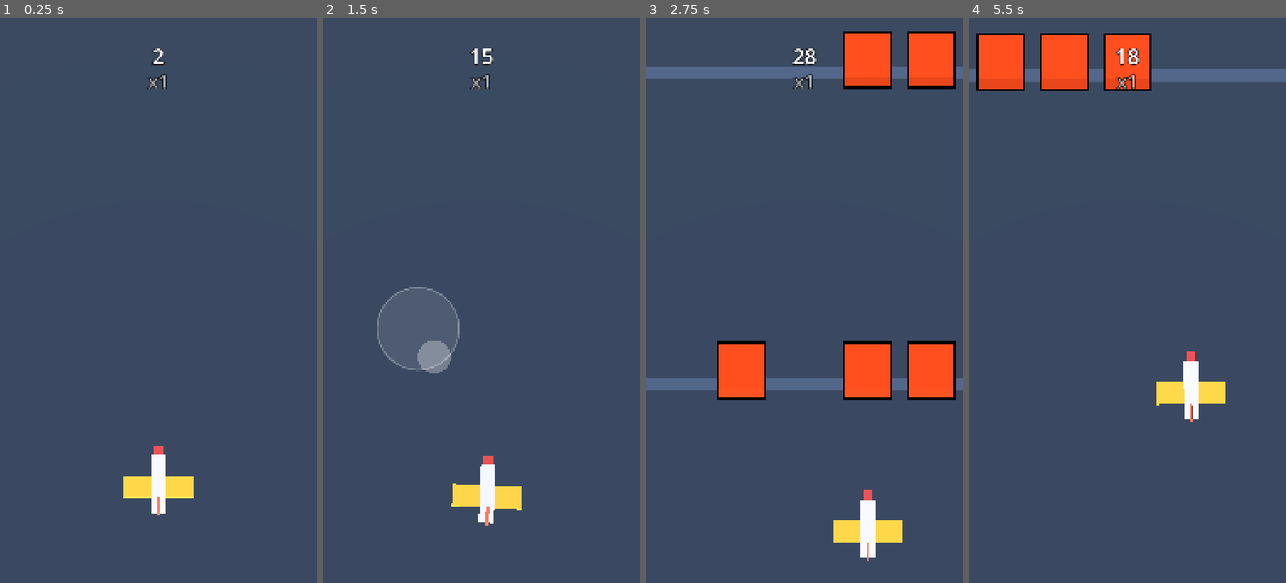
Above: before the commit, frames 1-4 (left to right).
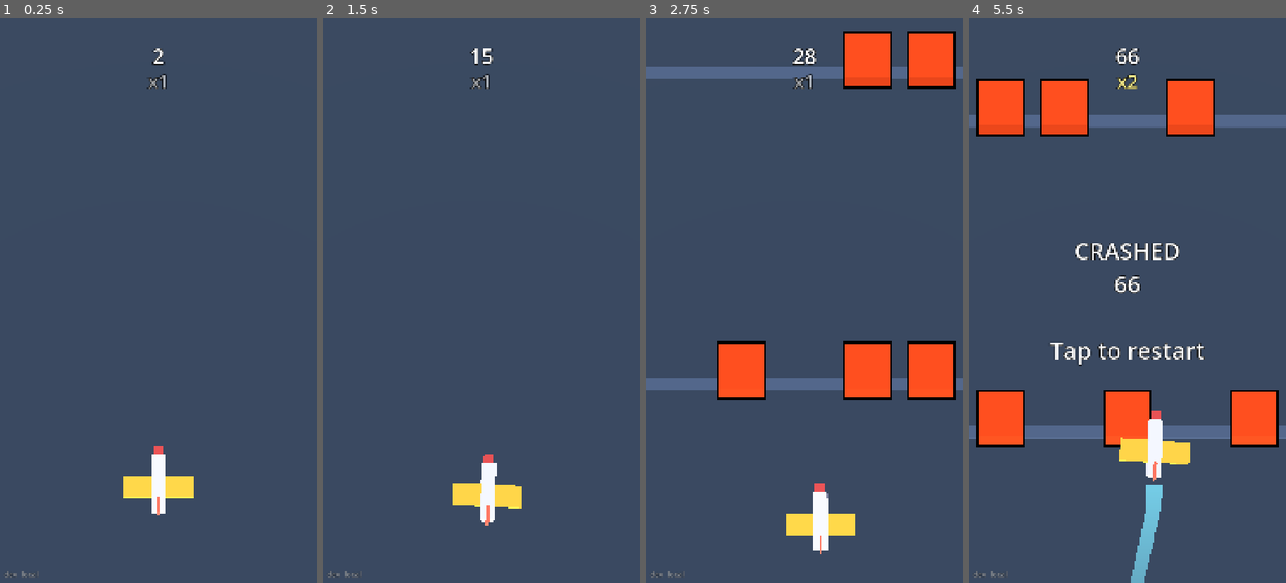
Above: after the commit, the same moments.

Repository: Hotshotted/sky-dodge
Game: Godot game, scene res://scenes/main.tscn
The game is run twice, just before and just after one commit, with the same random seed, the same clock (stepped at 60 frames per second) and the same inputs.
Inputs (mouse positions are in pixels of both pictures, inside the frame that each line leads up to):
- Up to frame 1 (0.25 s): no input
- Up to frame 2 (1.5 s): move the mouse to (551, 272) at 0.52 s; click (551, 272) at 0.67 s; tap Enter at 1.25 s; drag from (418, 328) to (465, 413) at 1.27 s
- Up to frame 3 (2.75 s): move the mouse to (836, 176) at 2.02 s; click (836, 176) at 2.17 s
- Up to frame 4 (5.5 s): drag from (1111, 413) to (1032, 215) at 2.77 s; tap Enter at 3.5, 5 s; move the mouse to (1222, 385) at 3.52 s; click (1222, 385) at 3.67 s; drag from (1032, 215) to (1079, 159) at 4.27 s; move the mouse to (1143, 300) at 5.02 s; click (1143, 300) at 5.17 s

The runs differ from the first frame. In frame 1, less than 0.1% of the frame differs, in the area x 1-13%, y 97-100%; in frame 2, 0.9%; in frame 3, 2.1%; in frame 4, 21%, in the area x 0-100%, y 2-100%.

Commit message:
Revert to relative-drag controls (more responsive); add build stamp and cache-busting
Co-Authored-By: Claude Sonnet 5.5 <noreply@anthropic.com>
Claude-Session: https://claude.ai/code/session_01VXGMnPLKttRReKrjaHu4gF

Diff:
--- /dev/null
+++ b/scripts/BuildInfo.gd
@@ -0,0 +1,6 @@
+class_name BuildInfo
+extends RefCounted
+## Shown as a small stamp in the corner of the screen. The GitHub Actions workflow overwrites
+## this file before exporting, with the real commit hash and build time.
+const COMMIT := "dev"
+const TIME := "local"
--- a/scripts/Hud.gd
+++ b/scripts/Hud.gd
@@ -3,7 +3,6 @@
 
 var _score: Label
 var _over: Label
-var _stick := StickView.new()
 var _mult: Label
 var _punch_start_ms := -10000      # when the multiplier label last "punched"
 var _popups: Array[Dictionary] = []  # {label, born_ms, base_y}
@@ -11,8 +10,6 @@
 const POPUP_TIME := 0.9
 
 func _ready() -> void:
-	_stick.set_anchors_and_offsets_preset(Control.PRESET_FULL_RECT)
-	add_child(_stick)
 	_score = _make_label(72)
 	_score.set_anchors_and_offsets_preset(Control.PRESET_TOP_WIDE)
 	_score.offset_top = 80
@@ -20,14 +17,11 @@
 	_mult.set_anchors_and_offsets_preset(Control.PRESET_TOP_WIDE)
 	_mult.offset_top = 170
 	set_multiplier(1, false)
+	_build_stamp()
 	_over = _make_label(80)
 	_over.set_anchors_and_offsets_preset(Control.PRESET_FULL_RECT)
 	_over.vertical_alignment = VERTICAL_ALIGNMENT_CENTER
 	_over.visible = false
-
-## Fed by Player.stick_changed: where to draw the floating stick (hidden when inactive).
-func set_stick(active: bool, base: Vector2, knob: Vector2) -> void:
-	_stick.set_stick(active, base, knob)
 
 func set_score(points: int) -> void:
 	_score.text = "%d" % points
@@ -88,3 +82,15 @@
 	l.mouse_filter = Control.MOUSE_FILTER_IGNORE
 	add_child(l)
 	return l
+
+## Small "commit . build time" tag in the bottom-left corner so you can tell which build you're on.
+## BuildInfo.gd is rewritten by the GitHub Actions workflow at export time.
+func _build_stamp() -> void:
+	var l := _make_label(26)
+	l.text = "%s  %s" % [BuildInfo.COMMIT, BuildInfo.TIME]
+	l.horizontal_alignment = HORIZONTAL_ALIGNMENT_LEFT
+	l.set_anchors_and_offsets_preset(Control.PRESET_BOTTOM_LEFT)
+	l.offset_left = 14
+	l.offset_top = -48
+	l.modulate = Color(1, 1, 1, 0.55)
+	l.add_theme_constant_override("outline_size", 6)
--- a/scripts/Main.gd
+++ b/scripts/Main.gd
@@ -32,7 +32,6 @@
 	camera.near = 0.1
 	camera.far = 100.0
 	_update_camera()
-	player.stick_changed.connect(hud.set_stick)
 	_update_plane_zone()
 
 func _process(delta: float) -> void:
--- a/scripts/Player.gd
+++ b/scripts/Player.gd
@@ -1,20 +1,17 @@
 extends Node3D
-## The plane, seen from above. A floating virtual stick steers it in 2D
-## (x = sideways, z = forward/back): stick deflection sets the target velocity.
-
-signal stick_changed(active: bool, base: Vector2, knob: Vector2)  # drives the on-screen stick
+## The plane, seen from above. Moves freely in 2D (x = sideways, z = forward/back) using
+## RELATIVE drag: it follows how far the finger moves, not where the finger is.
 
 const PLANE_Y := 1.2  # model height: above the obstacles so it draws on top
 
 var velocity := Vector2.ZERO   # (x, z) velocity in units/s
 var active := true             # false once crashed
+var touching := false          # finger currently down?
 var z_min := 0.0               # forward/back range, set by Main from the screen shape
 var z_max := 0.0
 var _zone_set := false
-var _touch_index := -1             # finger that owns the stick (-1 = none)
-var _origin := Vector2.ZERO        # where that finger first touched (stick base), screen px
-var _deflection := Vector2.ZERO    # stick output, length 0..1 (after dead zone)
-var _snapping := false             # released and nearly stopped: easing to a column centre
+var _pending_drag := Vector2.ZERO  # finger pixels accumulated since last frame
+var _input_vel := Vector2.ZERO     # smoothed velocity the finger is asking for
 var _model: Node3D                 # visual child that banks/yaws
 
 func _ready() -> void:
@@ -31,64 +28,42 @@
 
 func _input(event: InputEvent) -> void:
 	# With "emulate touch from mouse" on, mouse drags also arrive as these touch events.
-	if not active:
-		return
 	if event is InputEventScreenTouch:
-		if event.pressed and _touch_index == -1:
-			_begin(event.index, event.position)
-		elif not event.pressed and event.index == _touch_index:
-			_end()
-	elif event is InputEventScreenDrag:
-		if _touch_index == -1:  # finger already down when the run (re)started
-			_begin(event.index, event.position)
-		elif event.index == _touch_index:
-			_move(event.position)
-
-func _begin(index: int, pos: Vector2) -> void:
-	_touch_index = index
-	_origin = pos
-	_snapping = false
-	_move(pos)
-
-func _end() -> void:
-	_touch_index = -1
-	_deflection = Vector2.ZERO
-	stick_changed.emit(false, _origin, _origin)
-
-func _move(pos: Vector2) -> void:
-	var offset := (pos - _origin).limit_length(Tuning.stick_max_radius)  # knob stays inside the ring
-	var raw := offset.length() / Tuning.stick_max_radius                 # 0..1
-	var dz := Tuning.stick_dead_zone
-	var mag := 0.0 if raw < dz else (raw - dz) / (1.0 - dz)              # dead zone, rescaled to 0..1
-	_deflection = offset.normalized() * mag
-	stick_changed.emit(true, _origin, _origin + offset)
+		touching = event.pressed
+	elif event is InputEventScreenDrag and active:
+		touching = true  # also covers a finger that was already down when the run restarted
+		# Screen right = +x, screen down = +z, so no axis flip is needed.
+		_pending_drag += event.relative
 
 func _process(delta: float) -> void:
 	if not active:
 		return
 	delta = minf(delta, 0.05)  # avoid huge steps after a hitch
 
-	# 1) Target velocity: stick direction x deflection x max speed (screen right = +x, down = +z).
-	var target := _deflection * Tuning.plane_max_speed
+	# 1) Turn finger movement into a smoothed target velocity.
+	var raw := _pending_drag * Tuning.drag_sensitivity / delta
+	raw = raw.limit_length(Tuning.max_move_speed)
+	_pending_drag = Vector2.ZERO
+	_input_vel = _input_vel.lerp(raw, 1.0 - exp(-Tuning.input_smoothing * delta))
 
-	# 2) After release and a full stop, ease sideways toward the nearest column centre.
-	if _touch_index == -1 and Tuning.snap_strength > 0.0:
-		if velocity.length() < Tuning.snap_start_speed:
-			_snapping = true
-		if _snapping:
-			target.x = (_nearest_column_x(position.x) - position.x) * Tuning.snap_strength
+	# 2) Update velocity per axis: accelerate, damp, or bleed off on reversal.
+	for axis in 2:
+		var want: float = _input_vel[axis]
+		var v: float = velocity[axis]
+		if absf(want) > 0.3:
+			if Tuning.reversal_decay_time > 0.0 and v * want < 0.0 and absf(v) > 0.4:
+				# Optional reversal penalty: old velocity dies out first; ~ln(100) decay over reversal_decay_time.
+				v *= exp(-4.6 * delta / Tuning.reversal_decay_time)
+			else:
+				v = move_toward(v, want, Tuning.move_accel * delta)
+		else:
+			v *= exp(-Tuning.move_damping * delta)
+		velocity[axis] = v
 
-	# 3) Velocity approaches the target (about response_time seconds), per axis.
-	var k := 1.0 - exp(-3.0 * delta / maxf(Tuning.plane_response_time, 0.001))
-	for axis in 2:
-		var v: float = velocity[axis]
-		var want: float = target[axis]
-		if Tuning.reversal_decay_time > 0.0 and v * want < 0.0 and absf(v) > 0.4:
-			# Optional reversal penalty: old velocity dies out first (~ln(100) decay).
-			v *= exp(-4.6 * delta / Tuning.reversal_decay_time)
-		else:
-			v = lerpf(v, want, k)
-		velocity[axis] = v
+	# 3) Soft snap (sideways only) toward the nearest column centre once the finger is lifted.
+	if not touching and Tuning.snap_strength > 0.0:
+		var target := _nearest_column_x(position.x)
+		velocity.x += ((target - position.x) * Tuning.snap_strength - velocity.x * Tuning.snap_damping) * delta
 
 	# 4) Integrate and clamp to the flyable area (full width, lower part of the screen).
 	var x := position.x + velocity.x * delta
@@ -103,13 +78,12 @@
 	position = Vector3(x, PLANE_Y, z)
 
 	# 5) Visual banking (roll) and a slight yaw into the movement, smoothed.
-	var tk := 1.0 - exp(-Tuning.tilt_smoothing * delta)
-	_model.rotation.z = lerpf(_model.rotation.z, -velocity.x * Tuning.bank_amount, tk)
-	_model.rotation.y = lerpf(_model.rotation.y, -velocity.x * Tuning.yaw_amount, tk)
+	var k := 1.0 - exp(-Tuning.tilt_smoothing * delta)
+	_model.rotation.z = lerpf(_model.rotation.z, -velocity.x * Tuning.bank_amount, k)
+	_model.rotation.y = lerpf(_model.rotation.y, -velocity.x * Tuning.yaw_amount, k)
 
 func crash() -> void:
 	active = false
-	_end()
 
 func _nearest_column_x(x: float) -> float:
 	var i := roundi(x / Tuning.column_width() + (Tuning.column_count - 1) * 0.5)
--- a/scripts/StickView.gd
+++ /dev/null
@@ -1,24 +0,0 @@
-class_name StickView
-extends Control
-## Draws the floating analog stick (base ring + knob). Semi-transparent so obstacles stay visible.
-
-var _active := false
-var _base := Vector2.ZERO
-var _knob := Vector2.ZERO
-
-func _init() -> void:
-	mouse_filter = Control.MOUSE_FILTER_IGNORE
-
-func set_stick(active: bool, base: Vector2, knob: Vector2) -> void:
-	_active = active
-	_base = base
-	_knob = knob
-	queue_redraw()
-
-func _draw() -> void:
-	if not _active:
-		return
-	var r := Tuning.stick_max_radius
-	draw_circle(_base, r, Color(1, 1, 1, 0.10))
-	draw_arc(_base, r, 0.0, TAU, 48, Color(1, 1, 1, 0.30), 4.0, true)
-	draw_circle(_knob, r * 0.4, Color(1, 1, 1, 0.30))
--- a/scripts/Tuning.gd
+++ b/scripts/Tuning.gd
@@ -90,21 +90,21 @@
 var trail_length := 12.0
 var trail_fade_time := 0.6
 
-# ---------- Plane movement (floating virtual analog stick) ----------
-## Touch anywhere: a stick appears under the finger; knob offset from that point steers the plane.
-## Distance (screen pixels, in the 1080x1920 base viewport) at which the stick is fully deflected.
-## Smaller = a short thumb movement gives full speed.
-var stick_max_radius := 140.0
-## Deflection (0-1) below which the stick counts as centred; above it, the range is rescaled so
-## movement still starts from 0.
-var stick_dead_zone := 0.12
-## Plane speed at full deflection (units/second). Half deflection = half speed.
-var plane_max_speed := 14.0
-## Roughly how many seconds the plane takes to reach the stick's target velocity (also to stop
-## after release). Lower = snappier / more direct, higher = floatier.
-var plane_response_time := 0.1
+# ---------- Plane movement (relative drag) ----------
+## The plane follows how far the finger MOVES, not where it is. Light momentum: it tracks the
+## finger closely and carries only a little after the finger stops.
+## World units the plane is asked to move per pixel of finger movement.
+var drag_sensitivity := 0.014
+## Fastest the plane can slide in either direction (units/second).
+var max_move_speed := 16.0
+## How quickly velocity builds toward the finger's motion (units/second^2). Higher = tighter follow.
+var move_accel := 160.0
+## Smoothing of the raw finger speed (higher = snappier, lower = smoother but laggier).
+var input_smoothing := 30.0
+## Exponential velocity damping while the finger is still or lifted (per second). Higher = stops sooner.
+var move_damping := 10.0
 ## Reversing direction: old velocity decays to ~nothing over this many seconds before the new
-## direction takes over. 0 = off (reverse as fast as response_time allows).
+## direction takes over. 0 = off (reverse as fast as move_accel allows).
 var reversal_decay_time := 0.0
 ## Plane stays this far (units) inside the left/right screen edges (wing half-width is 1.1).
 var plane_edge_margin := 1.1
@@ -114,12 +114,10 @@
 var plane_bottom_margin := 1.5
 
 # ---------- Soft snap (after the finger lifts, sideways only) ----------
-## Once released and (almost) stopped, the plane eases toward the nearest column centre.
-## Strength in 1/seconds: the sideways offset shrinks by about this fraction per second.
-## 0 disables snapping.
-var snap_strength := 6.0
-## Snapping starts once the plane's speed has dropped below this (units/second).
-var snap_start_speed := 1.0
+## Spring strength pulling the plane toward the nearest column centre. 0 disables snapping.
+var snap_strength := 7.0
+## Spring damping; roughly 2*sqrt(snap_strength) is critically damped (no overshoot).
+var snap_damping := 5.5
 
 # ---------- Visual banking ----------
 ## Roll (radians) per unit of sideways velocity.
Not shown, added: scripts/BuildInfo.gd.uid
Not shown, removed: scripts/StickView.gd.uid
Not shown, changed: .github/workflows/deploy.yml
Not shown, added: web/cache_bust.snippet.html
